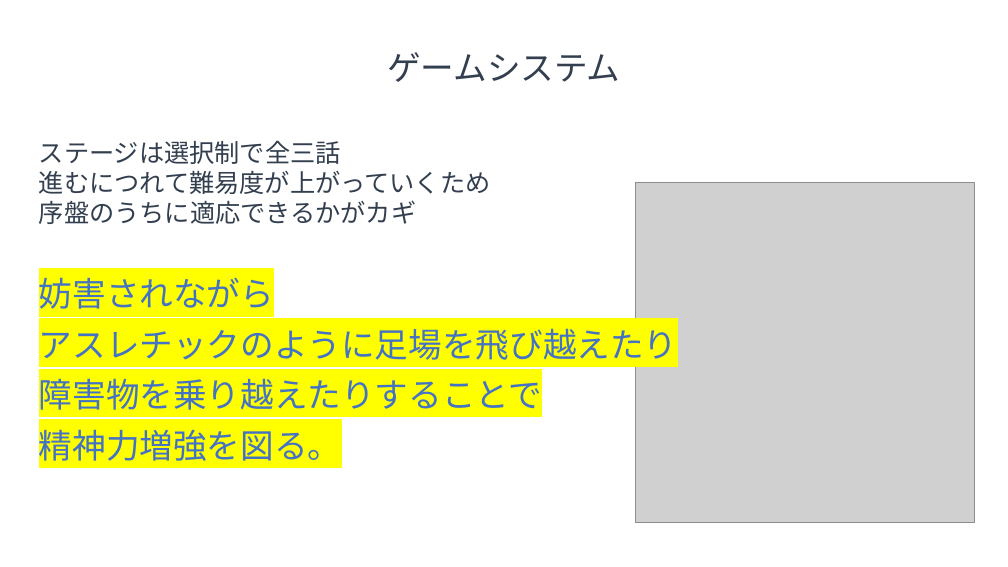
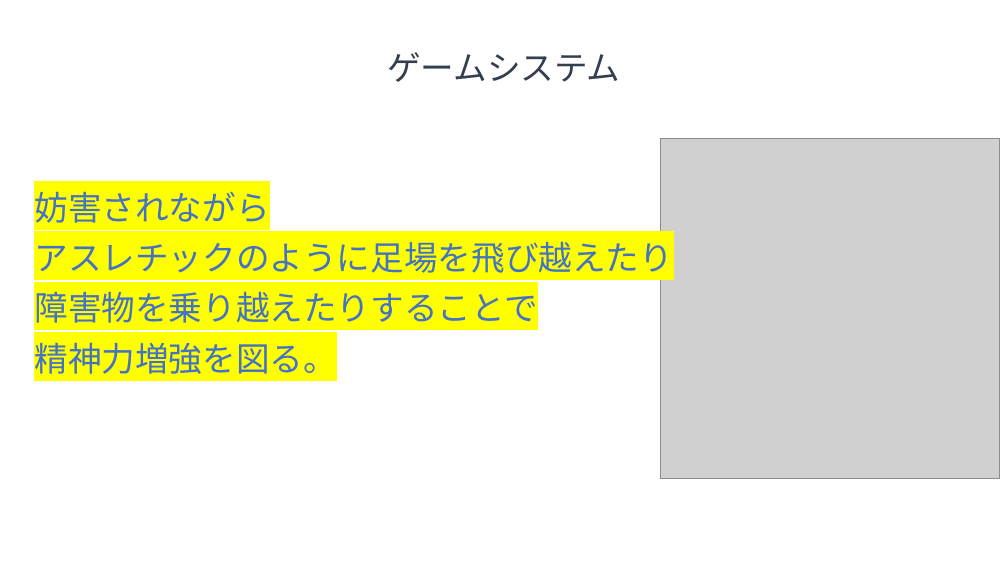
Before and after one commit to trr-n/taxmc-neo, a slide deck: slide 2 of kikaku/potato_kikakusho.pptx (slide 4 before the commit). Drawn at 1008x567 pixels with LibreOffice and Linux fonts; fonts in the diff are those of the drawing; grey boxes stand for pictures. Boxes give left, top, right and bottom in pixels: in the first picture for what was removed or moved away, otherwise in the second. Text is boxed around its words. In the diff, an @@ line names an element or a change of style, - is before the commit and + after.

```diff
--- a/kikaku/potato_kikakusho.pptx
+++ b/kikaku/potato_kikakusho.pptx
@@ text at box(39, 140, 491, 224): paragraphs removed @@
-ステージは選択制で全三話
-進むにつれて難易度が上がっていくため
-序盤のうちに適応できるかがカギ
@@ picture: place and size @@
-picture at box(635, 182, 975, 522)
+picture at box(660, 138, 1000, 478)
@@ text "妨害されながら": place and size @@
-text "妨害されながら" at box(39, 140, 678, 461)
+text "妨害されながら" at box(34, 191, 673, 374)
@@ text at box(34, 191, 269, 223): line spacing 1.25 to 1 @@
```
Also in this commit, not shown: 2 other slides changed, 1 slide removed, 2 other files.
